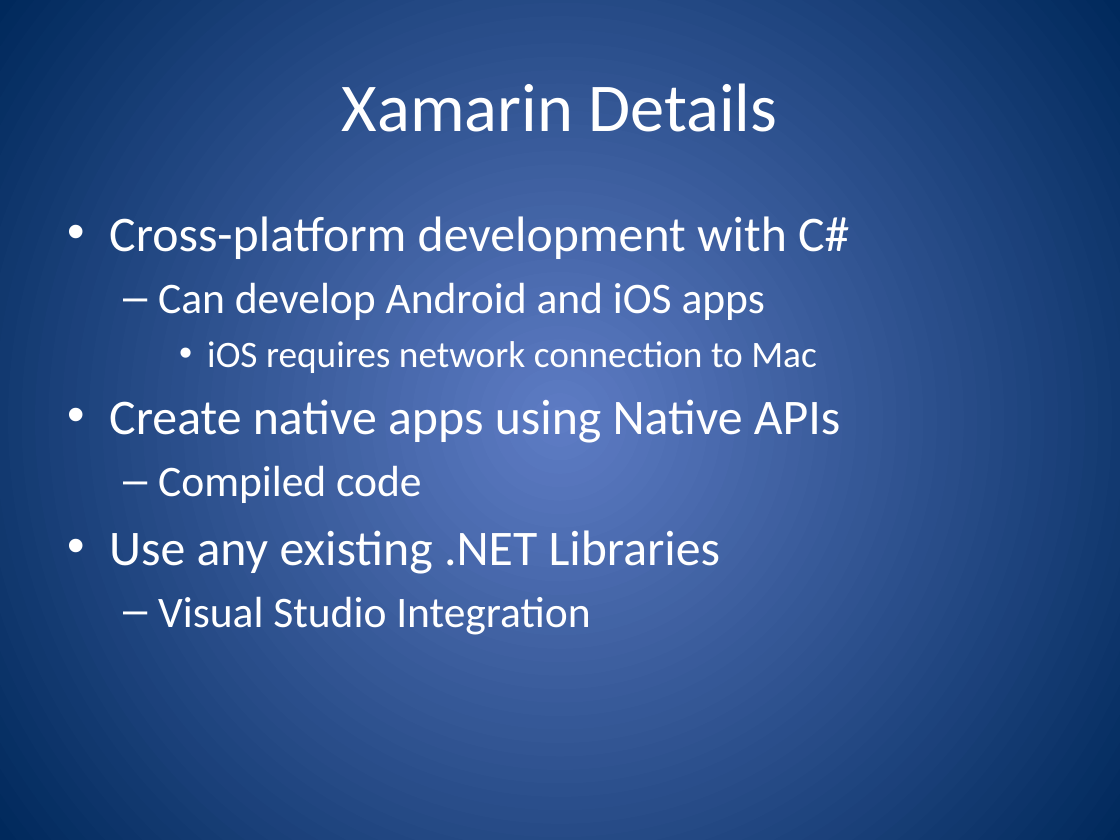
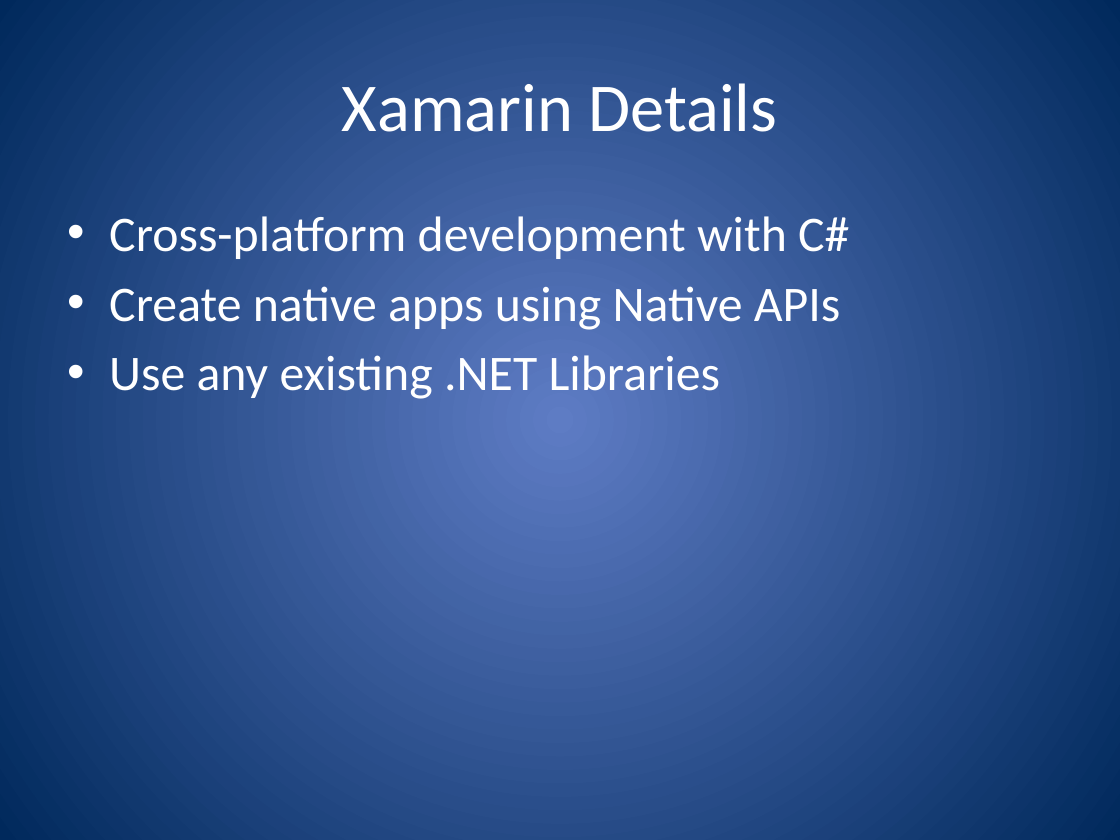
Before and after one commit to jerrelblankenship/Presentations, a slide deck: slide 10 of JointSpeakerTalks/PhoneGapXamarin/M3Conf2013/PhoneGap and Xamarin.pptx (slide 12 before the commit). Drawn at 1120x840 pixels with LibreOffice and Linux fonts; fonts in the diff are those of the drawing. Boxes give left, top, right and bottom in pixels: in the first picture for what was removed or moved away, otherwise in the second. Text is boxed around its words. In the diff, an @@ line names an element or a change of style, - is before the commit and + after.

```diff
--- a/JointSpeakerTalks/PhoneGapXamarin/M3Conf2013/PhoneGap and Xamarin.pptx
+++ b/JointSpeakerTalks/PhoneGapXamarin/M3Conf2013/PhoneGap and Xamarin.pptx
@@ text at (x1=158, y1=282, x2=817, y2=373): paragraphs removed @@
-  – Can develop Android and iOS apps
-    • iOS requires network connection to Mac
@@ text at (x1=158, y1=465, x2=421, y2=503): paragraph removed @@
-  – Compiled code
@@ text at (x1=158, y1=596, x2=590, y2=635): paragraph removed @@
-  – Visual Studio Integration
```
Also in this commit, not shown: 2 slides added, 2 slides removed, 1 other file.
